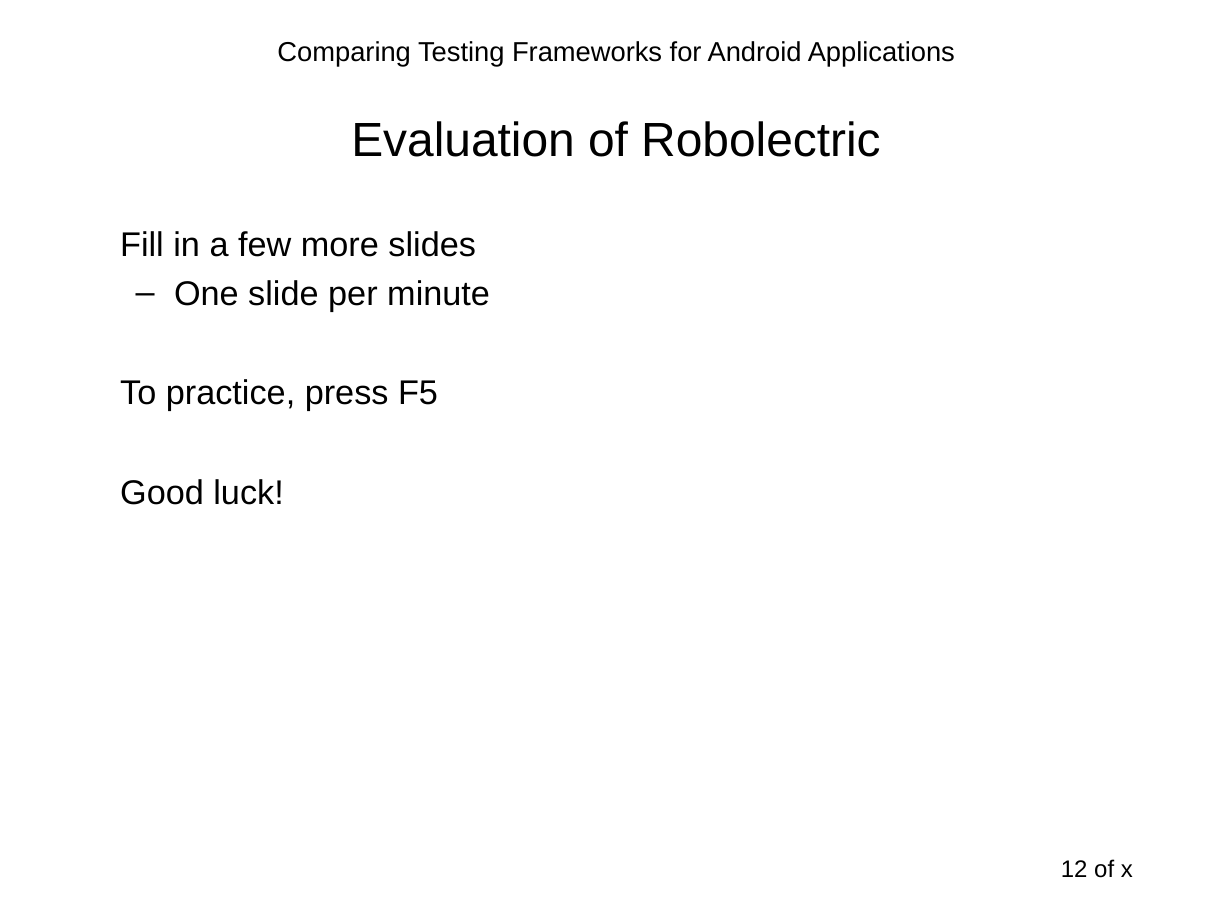
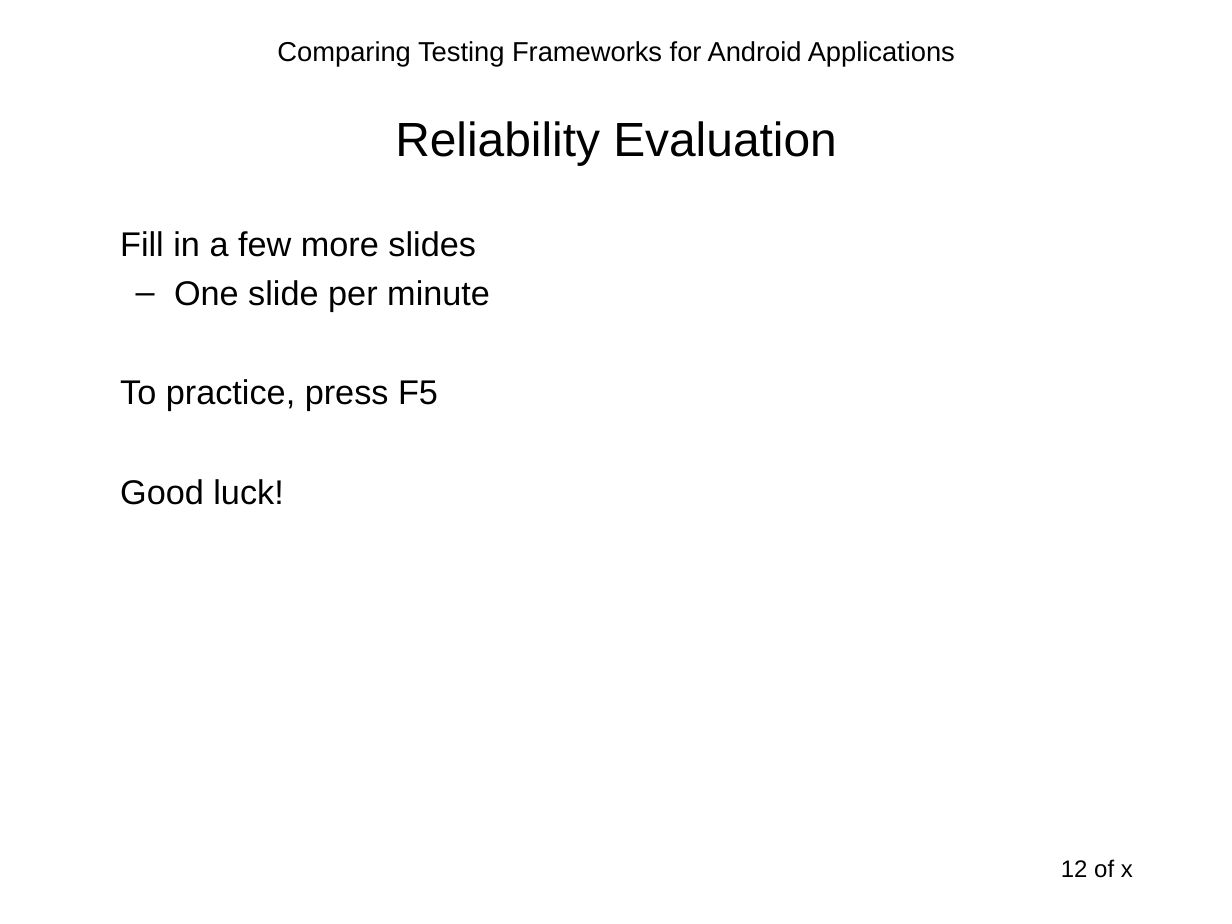
Before and after one commit to sahiljain/tpm, a slide deck: slide 12 of s44jain_tpm.ppt. Drawn at 1232x924 pixels with LibreOffice and Linux fonts; fonts in the diff are those of the drawing. Boxes give left, top, right and bottom in pixels: in the first picture for what was removed or moved away, otherwise in the second. Text is boxed around its words. In the diff, an @@ line names an element or a change of style, - is before the commit and + after.

```diff
--- a/s44jain_tpm.ppt
+++ b/s44jain_tpm.ppt
@@ title at [395, 121, 836, 165]: text changed @@
-Evaluation of Robolectric
+Reliability Evaluation
```
Also in this commit, not shown: 7 other slides changed, 4 slides added, 1 slide removed.
